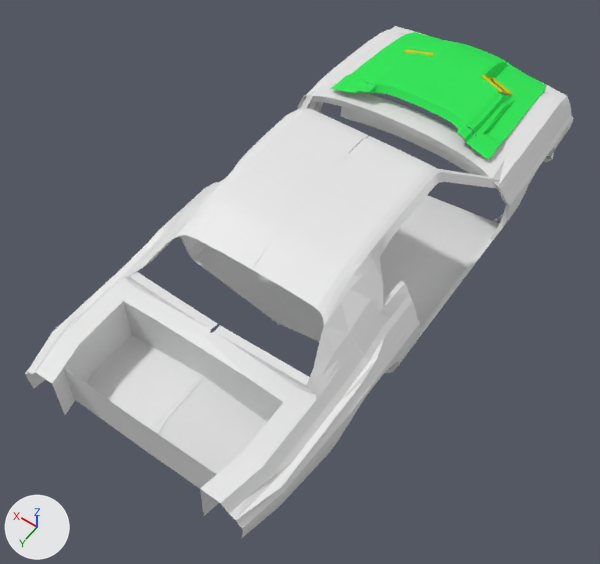
An edit to the Blender file Models/Vehicles/Land/Challenger70/challenger1970B.blend, drawn before and after from the same camera.
Rendered twice from a camera (50 mm lens) standing at (-9.77, 21.18, 20.38) and looking at (-0.04, 7.55, -1.03). Lighting does not change. The marker at lower left points along +X, +Y and +Z.

Names of what the first picture shows: 'Body', 'Hood'.
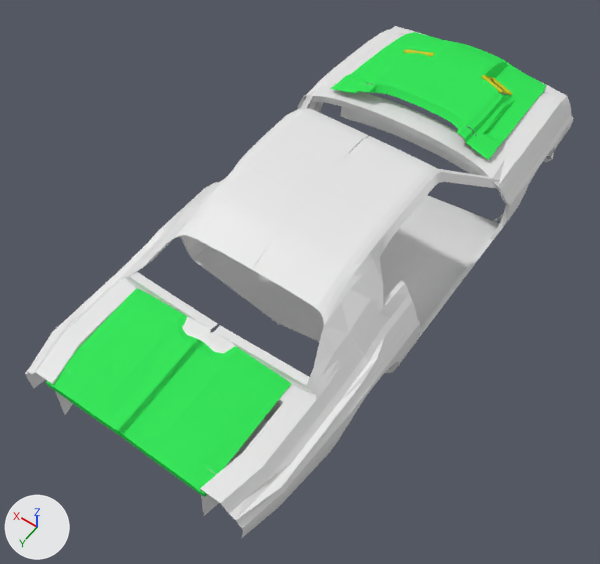
What changed in the scene script:
```text
Add me_plane_002:
    me_plane_002.from_pydata(...)  # 56 vertices, 42 faces; spans x -1.2..30.1, y -1.0..21.1, z -0.8..-0.1
    me_plane_002.materials.append(mat_hoodcolor)  # green #39e75c
Add ob_tailgate:
    ob_tailgate = bpy.data.objects.new('TailGate', me_plane_002)
    ob_tailgate.location = (0.06, 11.92, 1.11)
    ob_tailgate.scale = (0.0936, 0.17, 1.0)
    _m = ob_tailgate.modifiers.new('Mirror', 'MIRROR')
    _m.use_mirror_merge = False
```

Pixel boxes (x1, y1, x2, y2) of what changed, in the pictures (600 x 564 px):
'TailGate', added (green): after (46, 288, 291, 497)
